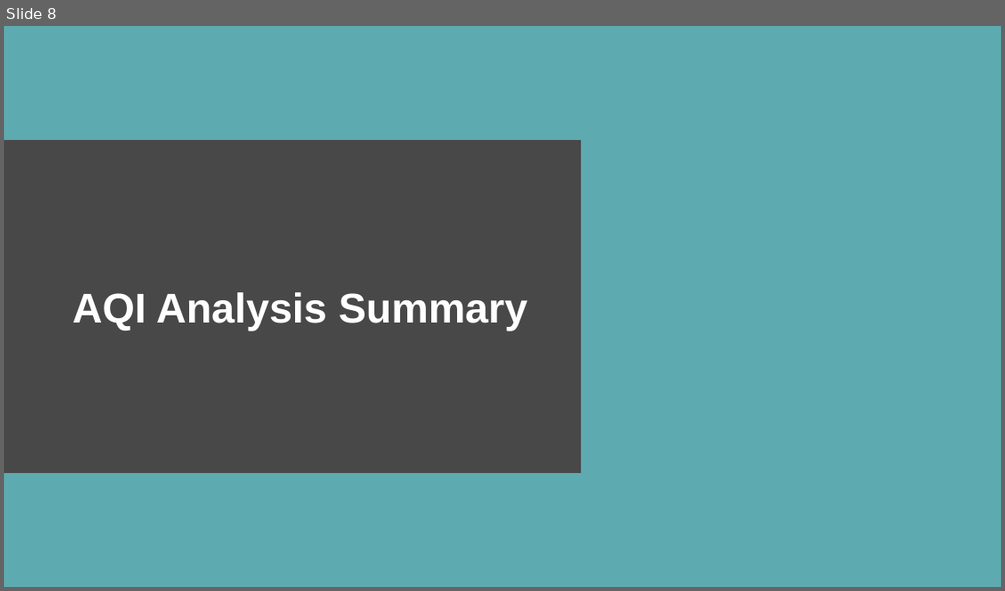
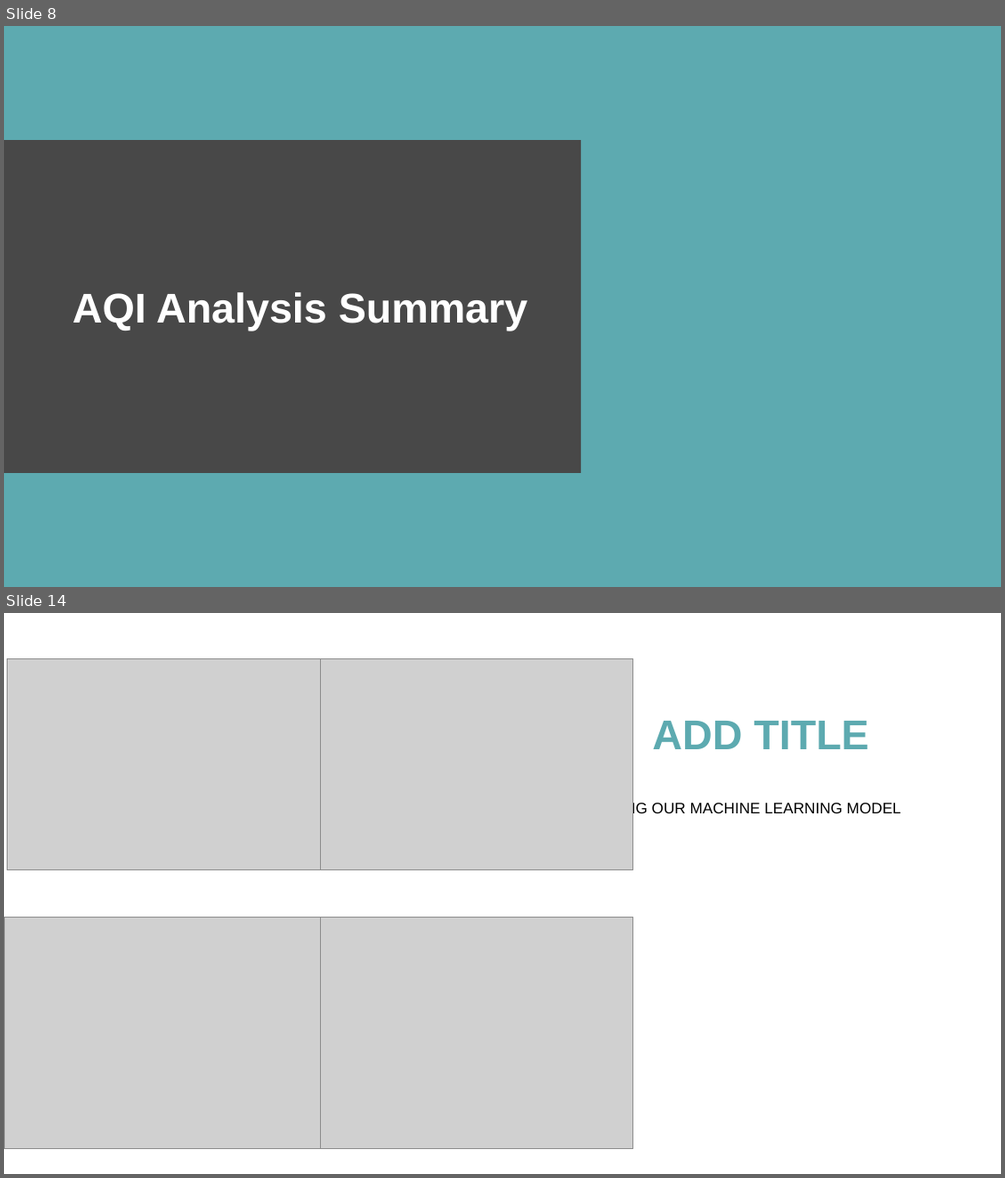
Before and after one commit to mereilly/AQI_Module_20_Final_Project, a slide deck: OpenWeather_AQI_Presentation_Draft.pptx. Shown one above the other, each under a label of ours: slide 8 before the commit, slides 8 and 14 after it; the slides between them are not shown. The pictures are 1005x591 and 1005x1178 pixels, drawn with LibreOffice and Linux fonts; fonts in the diff are those of the drawing; grey boxes stand for pictures. Boxes give left, top, right and bottom in pixels: in the first picture for what was removed or moved away, otherwise in the second. Text is boxed around its words. In the diff, an @@ line names an element or a change of style, - is before the commit and + after.

```diff
--- a/OpenWeather_AQI_Presentation_Draft.pptx
+++ b/OpenWeather_AQI_Presentation_Draft.pptx
@@ slide 14 added at (4, 613, 1001, 1174), background #FFFFFF @@
@@ picture added at (7, 659, 320, 870) @@
@@ picture added at (321, 659, 633, 870) @@
@@ title added at (652, 721, 868, 749), 30 pt, text #5DAAB0, bold @@
+ADD TITLE
@@ text added at (599, 801, 901, 817), 11 pt, text #000000 @@
+USING OUR MACHINE LEARNING MODEL
@@ picture added at (4, 917, 321, 1150) @@
@@ picture added at (321, 917, 633, 1150) @@
```
Also in this commit, not shown: 7 slides changed, 3 other slides added, 4 other files.
